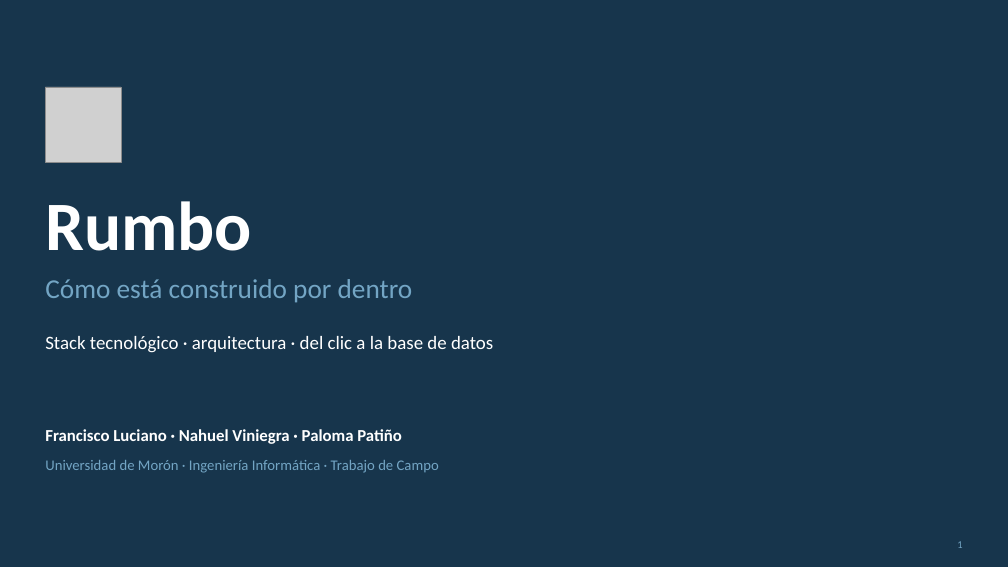
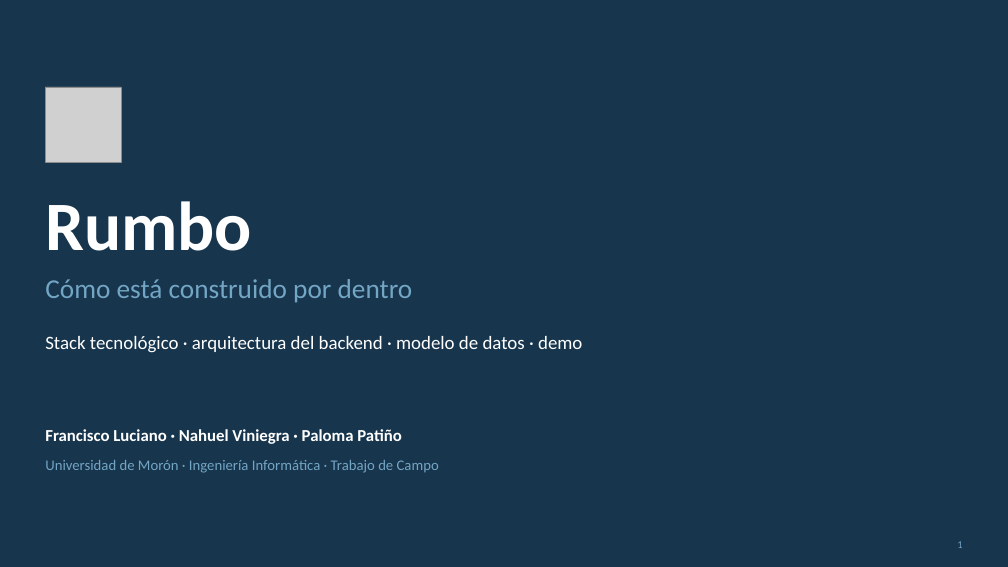
Before and after one commit to FranLuciano04/Vault-Rumbo, a slide deck: slide 1 of 07-Entregables/Video IA/Rumbo — parte técnica (presentación).pptx. Drawn at 1008x567 pixels with LibreOffice and Linux fonts; fonts in the diff are those of the drawing; grey boxes stand for pictures. Boxes give left, top, right and bottom in pixels: in the first picture for what was removed or moved away, otherwise in the second. Text is boxed around its words. In the diff, an @@ line names an element or a change of style, - is before the commit and + after.

```diff
--- a/07-Entregables/Video IA/Rumbo — parte técnica (presentación).pptx
+++ b/07-Entregables/Video IA/Rumbo — parte técnica (presentación).pptx
@@ text at [45, 336, 582, 353]: text changed @@
-Stack tecnológico · arquitectura · del clic a la base de datos
+Stack tecnológico · arquitectura del backend · modelo de datos · demo
```
Also in this commit, not shown: 8 other slides changed, 3 slides added, 8 slides removed, 3 other files.
